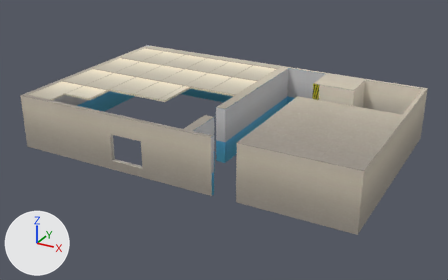
An edit to the FBX model Art/Assets/Scenery/Laboratory.FBX, drawn before and after from the same camera.
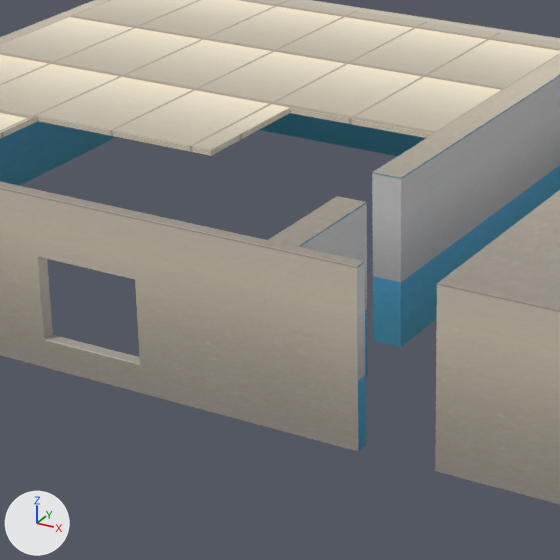
Old and new are each drawn whole from a camera (50 mm lens) standing at (20.4, -23.5, 16.6) and looking at (2.6, 8.8, 0.4) and again close up on the part from 22% to 62% of the width and 19% to 82% of the height. Every picture has the same lights, and +X, +Y and +Z are marked at lower left. Where no turn or scale is listed for an object, it has been applied to the vertices.

Objects in the first close-up: 'LabCeiling', 'LabWalls'.
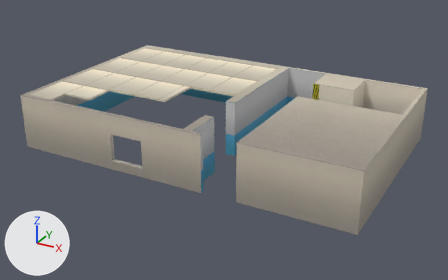
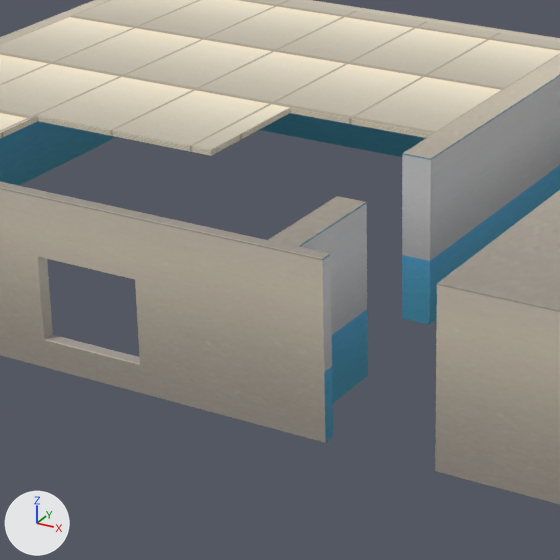
Edits to the bpy script that builds the scene:
```text
Change me_mesh:
    where me_mesh.from_pydata(...)  # 198 vertices, 382 faces; spans x -10.1..11.8, y -13.5..0.1, z -0.4..3.1
    used by ob_labwalls; location = (1.66, 16.07, 0.43)
    before: 40 (2.2, -9.5, 3.1) at pixel (401, 177), 41 (1.6, -9.5, 3.1) at pixel (372, 172), 42 (1.6, -9.5, -0.4) at pixel (373, 340), 43 (2.2, -9.5, -0.4) at pixel (400, 347), 88 (1.6, -9.5, 3.0) at pixel (372, 178)
    before: 89 (2.2, -9.5, 3.0) at pixel (401, 183)
    before: 48 (3.6, -13.5, 3.1) at pixel (356, 266), 49 (3.6, -13.5, -0.4) at pixel (358, 451), 50 (3.6, -13.2, -0.4) at pixel (365, 445), 51 (3.6, -13.2, 3.1) at pixel (364, 261), 79 (3.6, -13.5, 3.0) at pixel (356, 273)
    before: 80 (3.6, -13.2, 3.0) at pixel (364, 267)
    me_mesh part 1
    add for i in [*range(40, 44), 88, 89]: me_mesh.vertices[i].co += Vector((0.0, 1.2, 0.0))
    me_mesh part 2
    add for i in [*range(48, 52), 79, 80]: me_mesh.vertices[i].co += Vector((-0.7, 0.0, 0.0))
```

Boxes (x1, y1, x2, y2) around the edits, measured in the close-ups (560 x 560 px; the box of a moved part takes in the faces that stretch with it):
part 1 of me_mesh, moved or reshaped: before (372, 54, 560, 347); after (402, 54, 560, 325)
part 2 of me_mesh, moved or reshaped: before (290, 247, 366, 451); after (290, 247, 333, 443)
